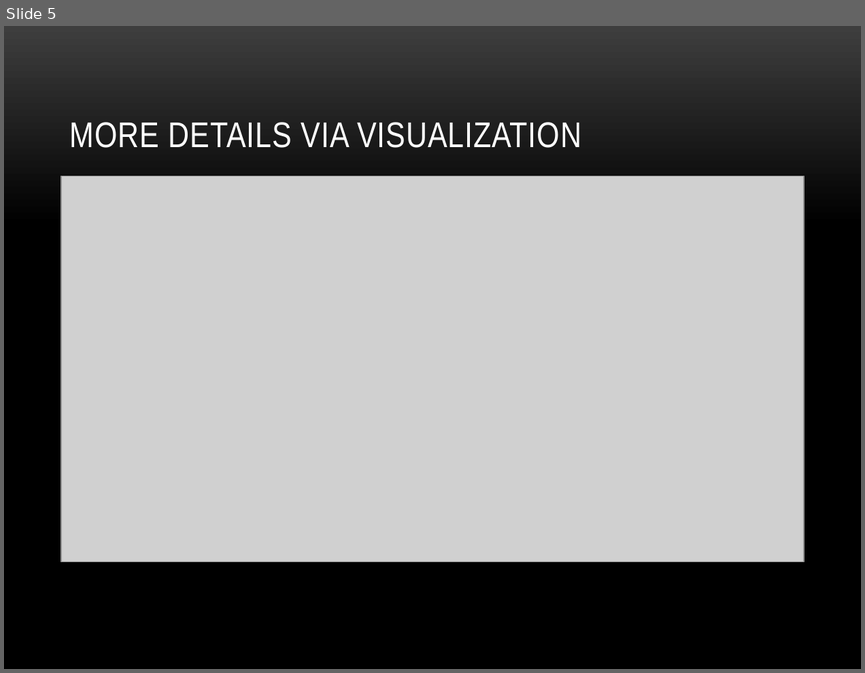
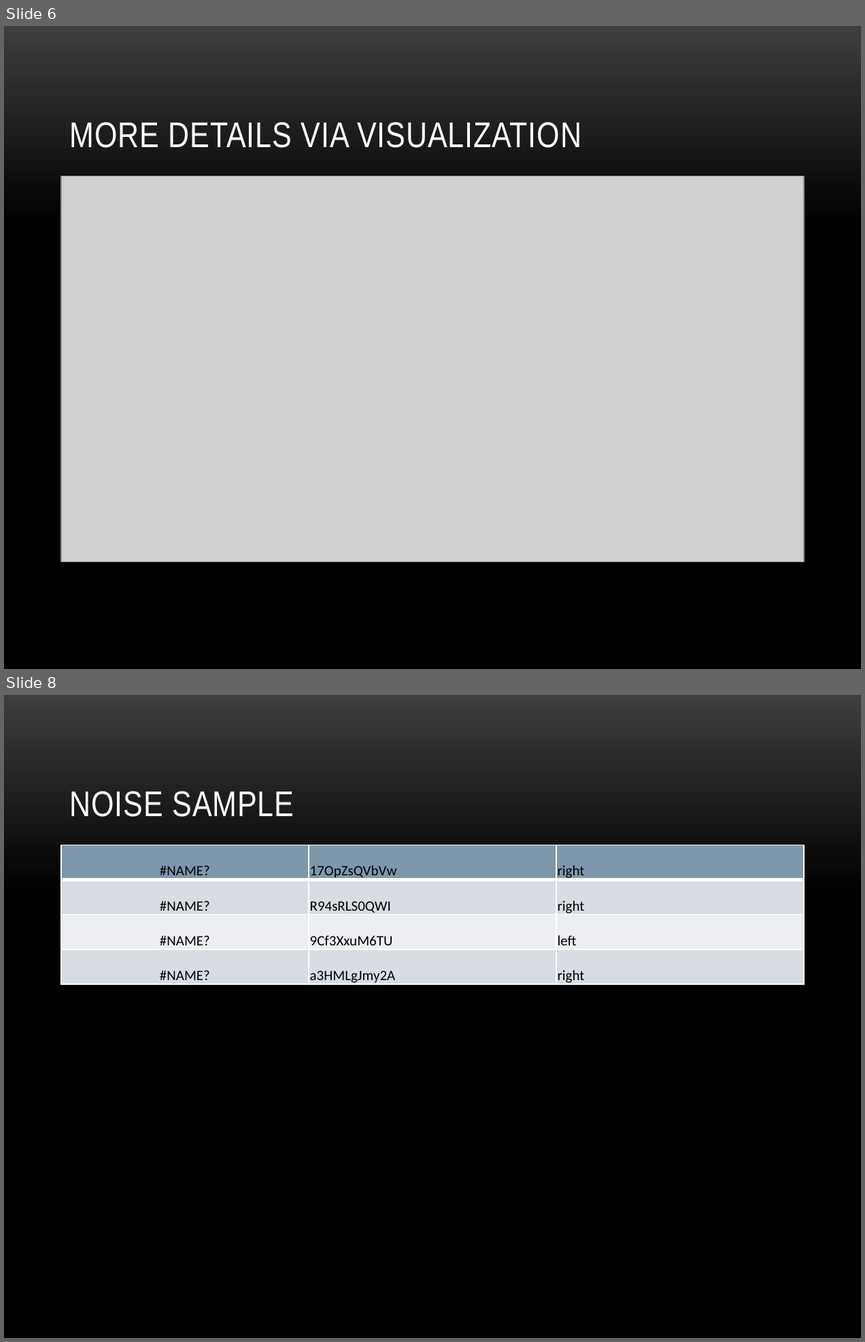
Before and after one commit to veravira/video-recom, a slide deck: src/main/script/sample.pptx. Shown one above the other, each under a label of ours: slide 5 before the commit, slides 6 and 8 after it; the slides between them are not shown. The pictures are 865x673 and 865x1342 pixels, drawn with LibreOffice and Linux fonts; fonts in the diff are those of the drawing; grey boxes stand for pictures; background and template pictures are left out. Boxes give left, top, right and bottom in pixels: in the first picture for what was removed or moved away, otherwise in the second. Text is boxed around its words. In the diff, an @@ line names an element or a change of style, - is before the commit and + after.

```diff
--- a/src/main/script/sample.pptx
+++ b/src/main/script/sample.pptx
@@ slide 8 added at <box>4,695,861,1338</box>, background picture (left out) @@
@@ title added at <box>70,791,294,817</box>, 30 pt, text #FFFFFF @@
+NOISE SAMPLE
@@ table added at <box>61,845,804,985</box>, 4 rows, 3 columns @@
+#NAME? | 17OpZsQVbVw | right
+#NAME? | R94sRLS0QWI | right
+#NAME? | 9Cf3XxuM6TU | left
+#NAME? | a3HMLgJmy2A | right
@@ what was slide 5 is now slide 6 @@
```
Also in this commit, not shown: 2 slides changed, 3 other slides added, 3 other files.
